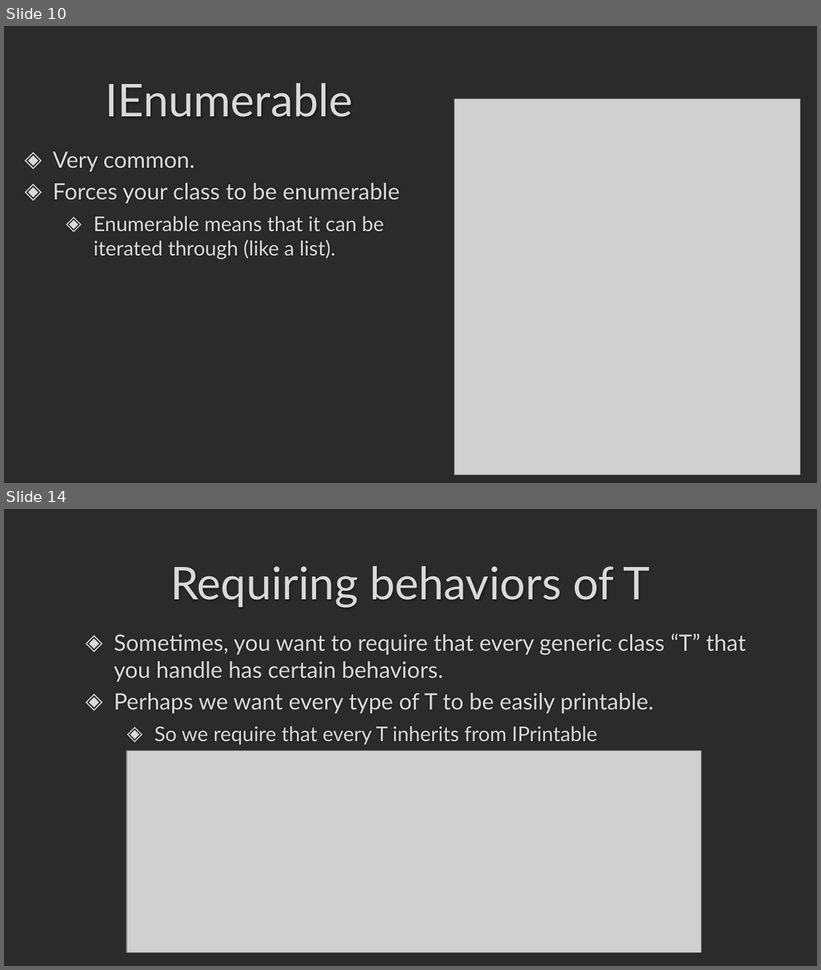
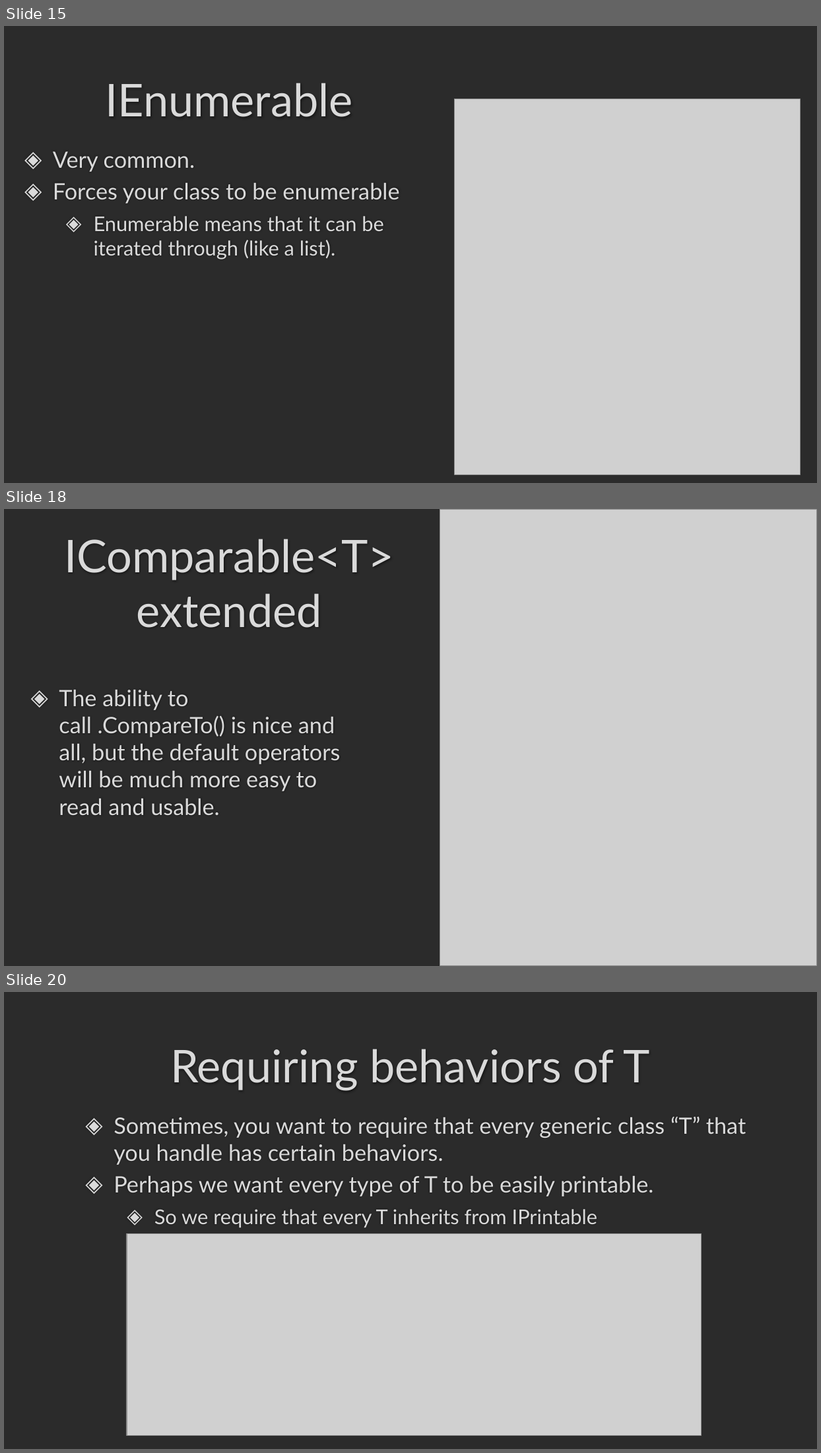
Before and after one commit to darrare/CS-3020, a slide deck: Documents/Powerpoints/4.0 Generic Classes and Interfaces.pptx. Shown one above the other, each under a label of ours: slides 10 and 14 before the commit, slides 15, 18 and 20 after it; the slides between them are not shown. The pictures are 821x970 and 821x1453 pixels, drawn with LibreOffice and Linux fonts; fonts in the diff are those of the drawing; grey boxes stand for pictures; background and template pictures are left out; a plain dark background stands for a picture behind light text. Boxes give left, top, right and bottom in pixels: in the first picture for what was removed or moved away, otherwise in the second. Text is boxed around its words. In the diff, an @@ line names an element or a change of style, - is before the commit and + after.

```diff
--- a/Documents/Powerpoints/4.0 Generic Classes and Interfaces.pptx
+++ b/Documents/Powerpoints/4.0 Generic Classes and Interfaces.pptx
@@ slide 18 added at [4, 509, 817, 966], background picture (left out) @@
@@ picture added at [440, 509, 817, 966] @@
@@ title added at [64, 539, 394, 628], 40 pt, text #DADADA @@
+IComparable<T>
+extended
@@ text added at [59, 690, 341, 815], 20 pt, text #DADADA @@
+◈ The ability to call .CompareTo() is nice and all, but the default operators will be much more easy to read and usable.
@@ what was slide 10 is now slide 15 @@
@@ what was slide 14 is now slide 20 @@
```
Also in this commit, not shown: 2 slides changed, 7 other slides added, 2 slides removed, 1 other file.
